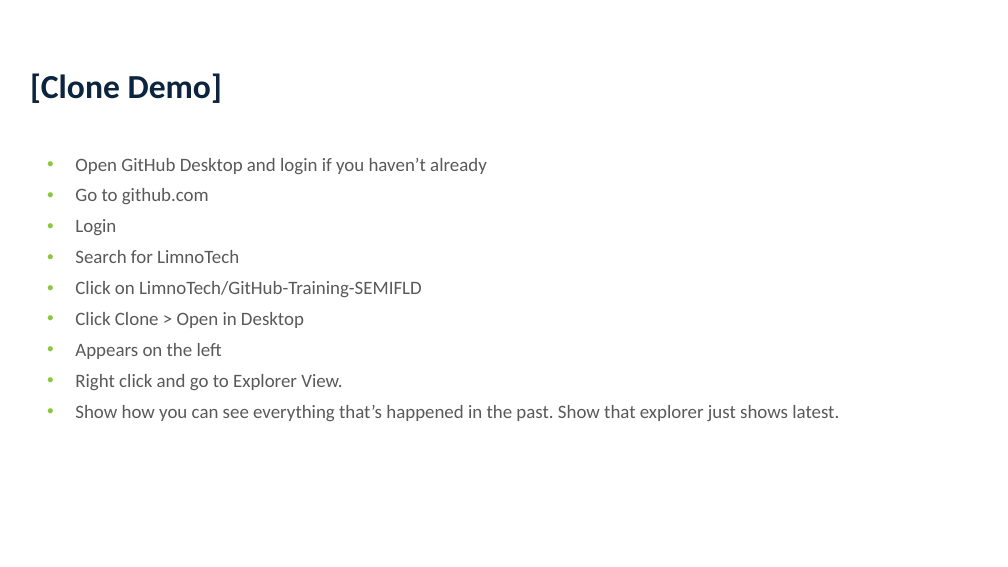
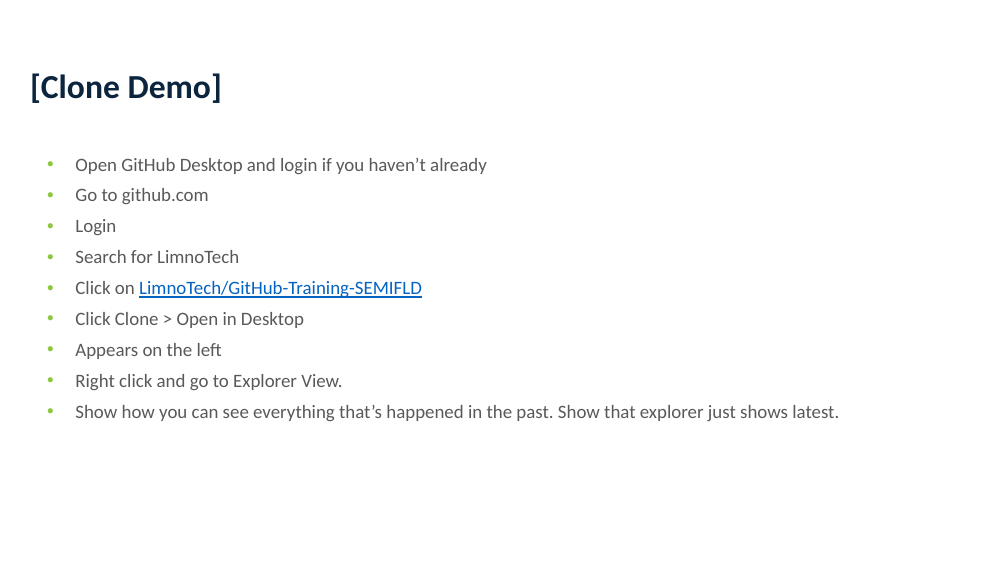
Before and after one commit to LimnoTech/GitHub-Training-SEMIFLD, a slide deck: slide 20 of LTI_GitHub-Training-GLWA-SEMIFLD.pptx. Drawn at 1008x567 pixels with LibreOffice and Linux fonts; fonts in the diff are those of the drawing. Boxes give left, top, right and bottom in pixels: in the first picture for what was removed or moved away, otherwise in the second. Text is boxed around its words. In the diff, an @@ line names an element or a change of style, - is before the commit and + after.

```diff
--- a/LTI_GitHub-Training-GLWA-SEMIFLD.pptx
+++ b/LTI_GitHub-Training-GLWA-SEMIFLD.pptx
@@ text at bbox=[75, 281, 422, 298]: text colour #595959 to #0563C1, underline on in "LimnoTech/GitHub-Training-SEMIFLD" @@
```
Also in this commit, not shown: 1 other slide changed.
